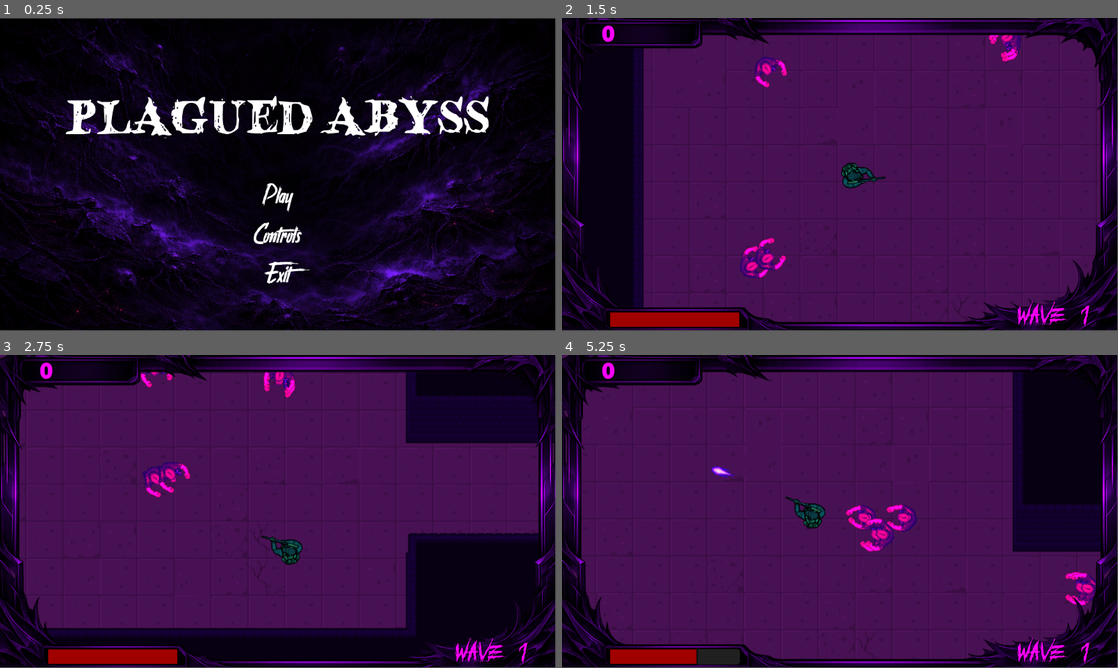
Above: before the commit, frames 1-4 (two rows, left to right).
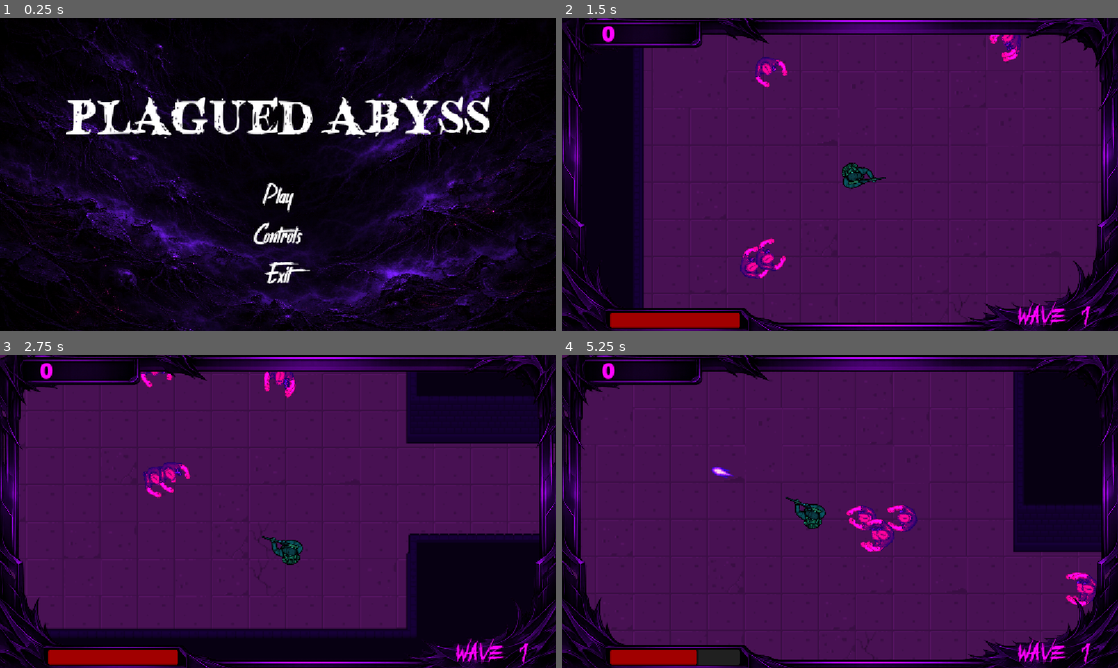
Above: after the commit, the same moments.

Repository: ayaanyousaf/plagued-abyss
Game: Godot game, scene res://scenes/Main.tscn
The game is run twice, just before and just after one commit, with the same random seed, the same clock (stepped at 60 frames per second) and the same inputs. Sound files missing from this copy of the repository are replaced by a short silence.
Inputs (mouse positions are in pixels of both pictures, inside the frame that each line leads up to):
- Up to frame 1 (0.25 s): no input
- Up to frame 2 (1.5 s): click "Play" at 0.5 s; tap Enter (continue) at 1.25 s; move the mouse to (962, 158) at 1.27 s; hold D (move_right) from 1.28 s (still down); hold Enter (continue) from 1.28 s (still down)
- Up to frame 3 (2.75 s): move the mouse to (166, 527) at 2.02 s; release D (move_right) at 2.03 s; release Enter (continue) at 2.03 s; hold S (move_down) from 2.03 s (still down); tap F (interact) at 2.1 s
- Up to frame 4 (5.25 s): move the mouse to (895, 442) at 2.77 s; release S (move_down) at 2.78 s; press the mouse at (895, 442) at 2.78 s; hold D (move_right) 2.78-3.53 s; move the mouse to (812, 574) at 3.52 s; release the mouse at (812, 574) at 3.53 s; hold W (move_up) 3.53-4.28 s; tap Enter (continue) at 3.6 s; move the mouse to (1006, 558) at 4.27 s; hold F (interact) 4.28-5.03 s; hold A (move_left) from 4.28 s (still down); move the mouse to (673, 464) at 5.02 s; click (673, 464) at 5.1 s
The window is 799x449 before the commit and 800x450 after it. Grey fills any space a smaller window leaves; there, only what the larger window draws over its background counts as a difference.

The runs differ from the first frame. In frame 1, 6.6% of the frame differs, in the area x 0-100%, y 0-100%; in frame 2, 5.9%; in frame 3, 6.0%; in frame 4, 6.5%.

Commit message:
add fullscreen support

Diff:
--- a/project.godot
+++ b/project.godot
@@ -13,6 +13,10 @@
 config/name="Plagued-Abyss"
 run/main_scene="uid://bu6m5umpoko53"
 config/features=PackedStringArray("4.5", "Forward Plus")
+
+[display]
+
+window/stretch/mode="canvas_items"
 
 [global_group]
 
@@ -65,3 +69,7 @@
 "events": [Object(InputEventKey,"resource_local_to_scene":false,"resource_name":"","device":-1,"window_id":0,"alt_press …(195 unchanged characters)…
 ]
 }
+
+[rendering]
+
+textures/vram_compression/import_etc2_astc=true
